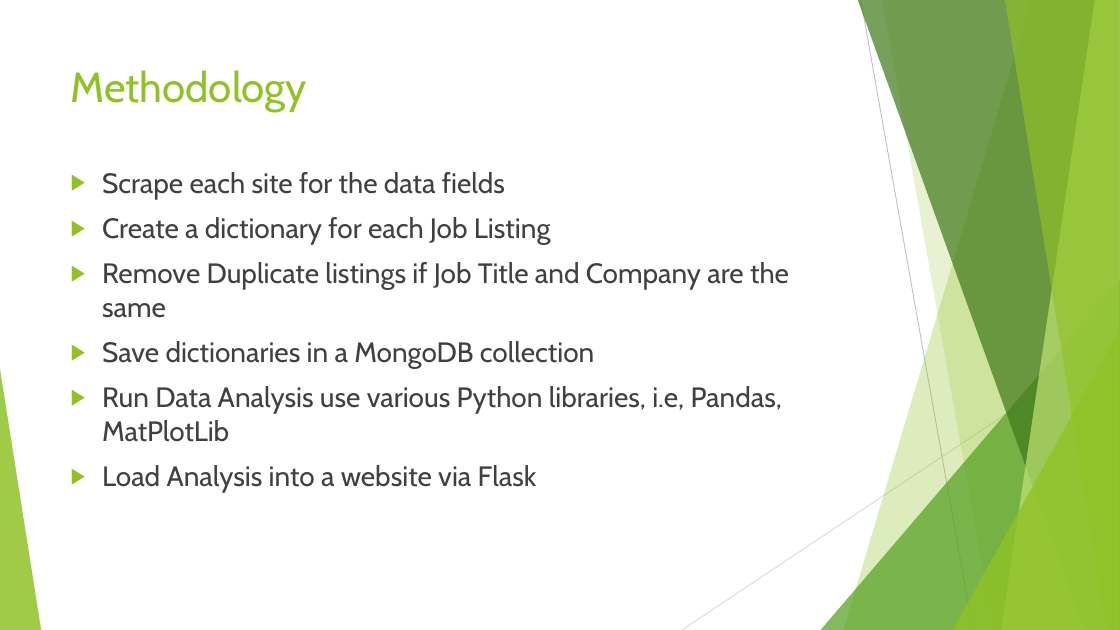
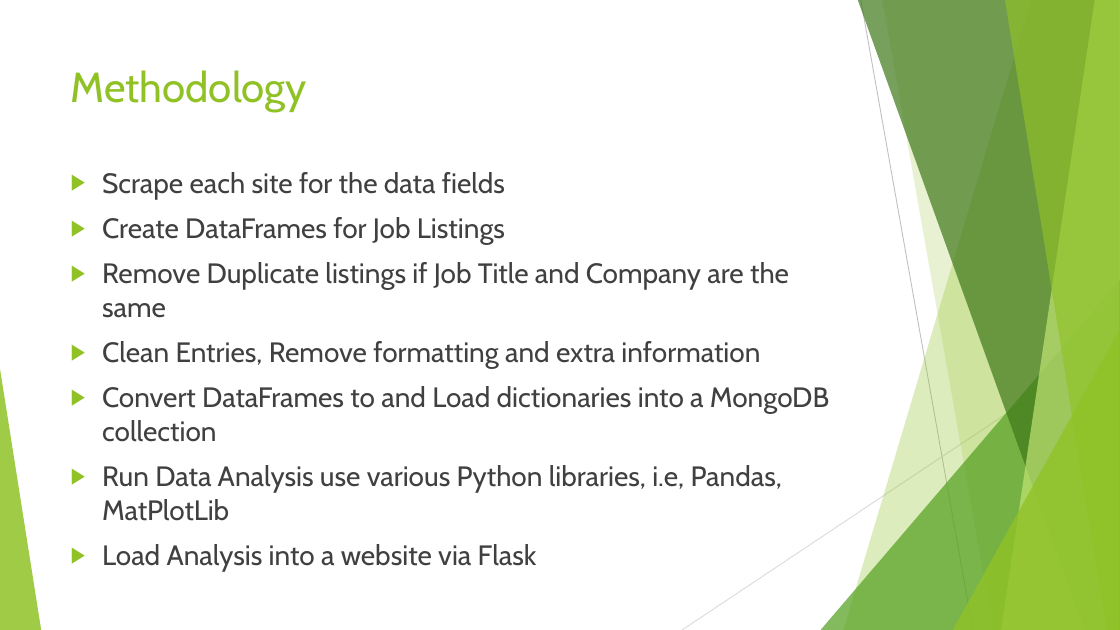
Before and after one commit to ChrNg404/Data_Science_ETL_Project, a slide deck: slide 5 of ETL Presentation.pptx. Drawn at 1120x630 pixels with LibreOffice and Linux fonts; fonts in the diff are those of the drawing. Boxes give left, top, right and bottom in pixels: in the first picture for what was removed or moved away, otherwise in the second. Text is boxed around its words. In the diff, an @@ line names an element or a change of style, - is before the commit and + after.

Commit message:
presentation

```diff
--- a/ETL Presentation.pptx
+++ b/ETL Presentation.pptx
@@ text at box(102, 217, 505, 244): text changed @@
-▶ Create a dictionary for each Job Listing
+▶ Create DataFrames for Job Listings
@@ text at box(102, 341, 829, 442): text changed @@
-▶ Save dictionaries in a MongoDB collection
+▶ Clean Entries, Remove formatting and extra information
+▶ Convert DataFrames to and Load dictionaries into a MongoDB collection
```
Also in this commit, not shown: 4 other slides changed, 2 slides added.
